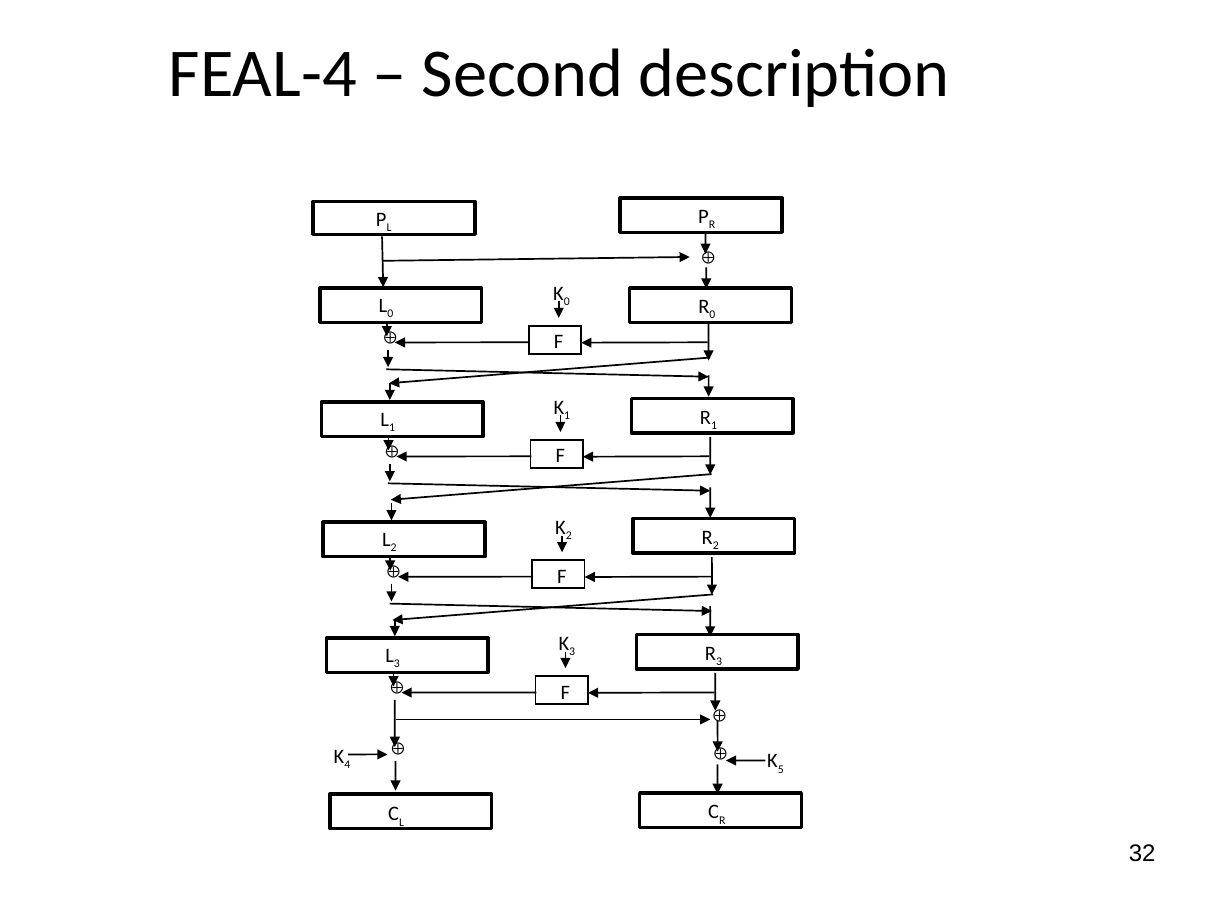
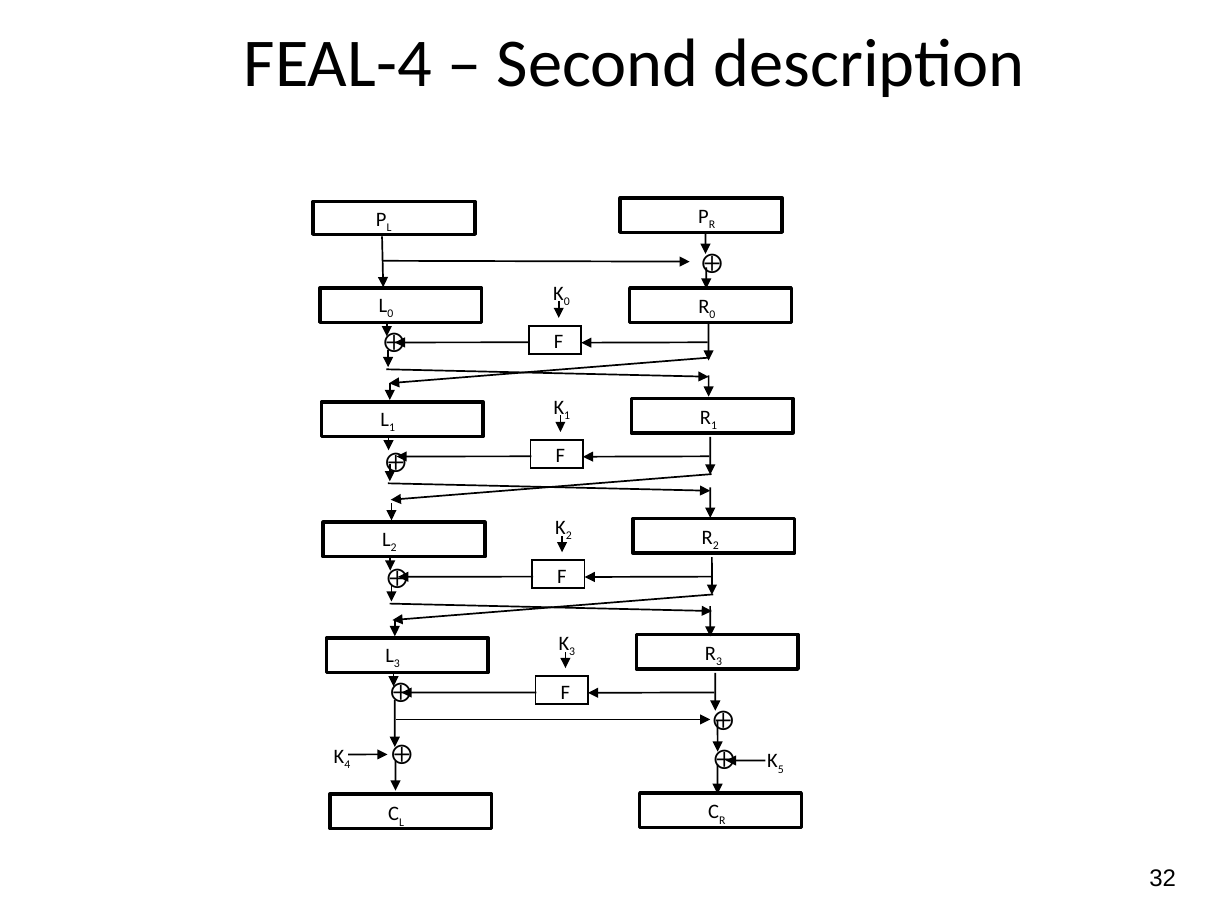
Before and after one commit to jlmucb/class_notes, a slide deck: slide 32 of BerkeleyClass/CS290Spring2013/Lectures/Cryptoclass4.pptx. Drawn at 1232x924 pixels with LibreOffice and Linux fonts; fonts in the diff are those of the drawing. Boxes give left, top, right and bottom in pixels: in the first picture for what was removed or moved away, otherwise in the second. Text is boxed around its words. In the diff, an @@ line names an element or a change of style, - is before the commit and + after.

```diff
--- a/BerkeleyClass/CS290Spring2013/Lectures/Cryptoclass4.pptx
+++ b/BerkeleyClass/CS290Spring2013/Lectures/Cryptoclass4.pptx
@@ title "FEAL-4 – Second description": place and size @@
-title "FEAL-4 – Second description" at [169, 48, 950, 107]
+title "FEAL-4 – Second description" at [244, 38, 1025, 97]
@@ arrow moved from (382, 261) - (690, 257) to (382, 261) - (690, 261) @@
@@ size 7.5 to 12 pt in 8 elements at [702, 739, 734, 776], [379, 733, 411, 770], [378, 673, 410, 710], [701, 700, 733, 737], [372, 322, 404, 359], [690, 243, 722, 280], [375, 558, 407, 595], [373, 441, 405, 478] @@
@@ page number: place and size @@
-page number at [1129, 844, 1156, 862]
+page number at [1149, 869, 1176, 887]
```
Also in this commit, not shown: 13 other slides changed, 1 slide added.
